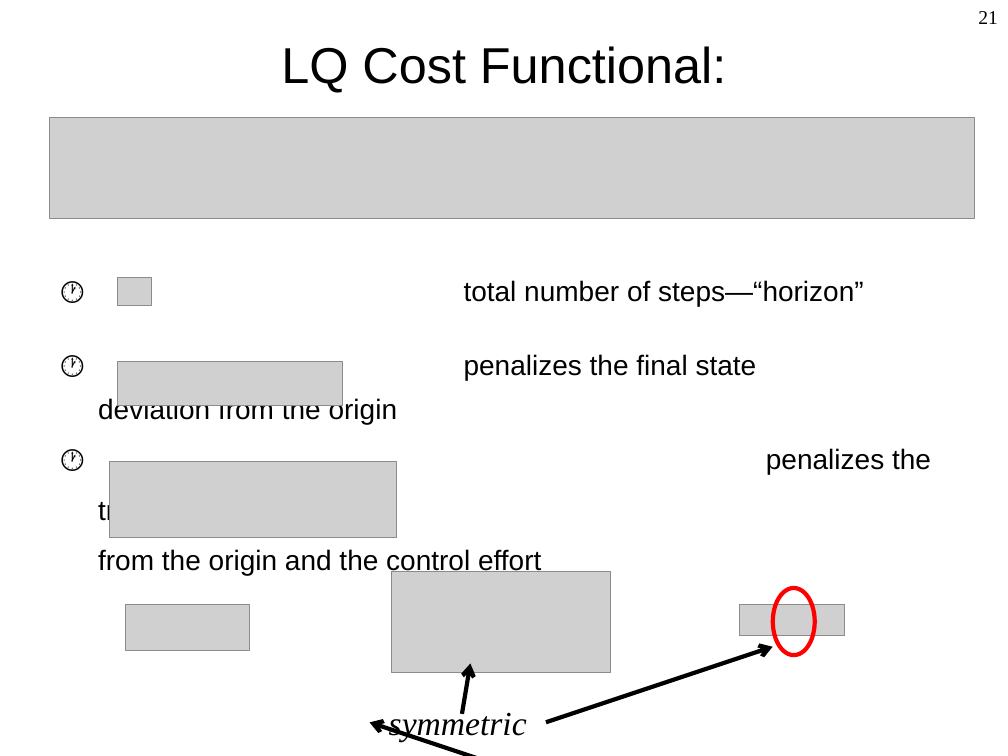
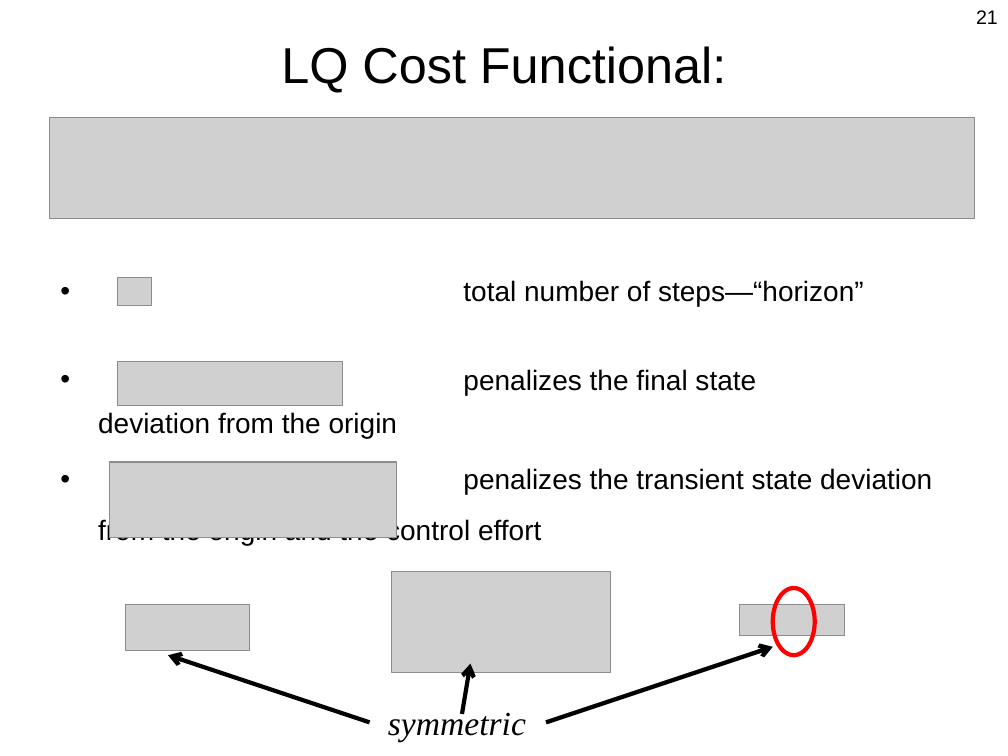
Before and after one commit to Berkeley-ME233/Berkeley-ME233.github.io, a slide deck: slide 21 of static/ME233_Sp16_L1_DP_Optimal_LQR.pptx. Drawn at 1008x756 pixels with LibreOffice and Linux fonts; fonts in the diff are those of the drawing; grey boxes stand for pictures. Boxes give left, top, right and bottom in pixels: in the first picture for what was removed or moved away, otherwise in the second. Text is boxed around its words. In the diff, an @@ line names an element or a change of style, - is before the commit and + after.

```diff
--- a/static/ME233_Sp16_L1_DP_Optimal_LQR.pptx
+++ b/static/ME233_Sp16_L1_DP_Optimal_LQR.pptx
@@ page number at [976, 10, 998, 24]: font Times New Roman to Arial @@
@@ text "total number of steps—“horizon”" at [98, 280, 932, 545]: bullet 🕐 to •; more space between paragraphs @@
@@ arrow added from (370, 723) to (168, 655), #000000 3 pt @@
@@ freeform shape removed at [370, 723, 572, 756] @@
```
Also in this commit, not shown: 53 other slides changed, 1 other file.
